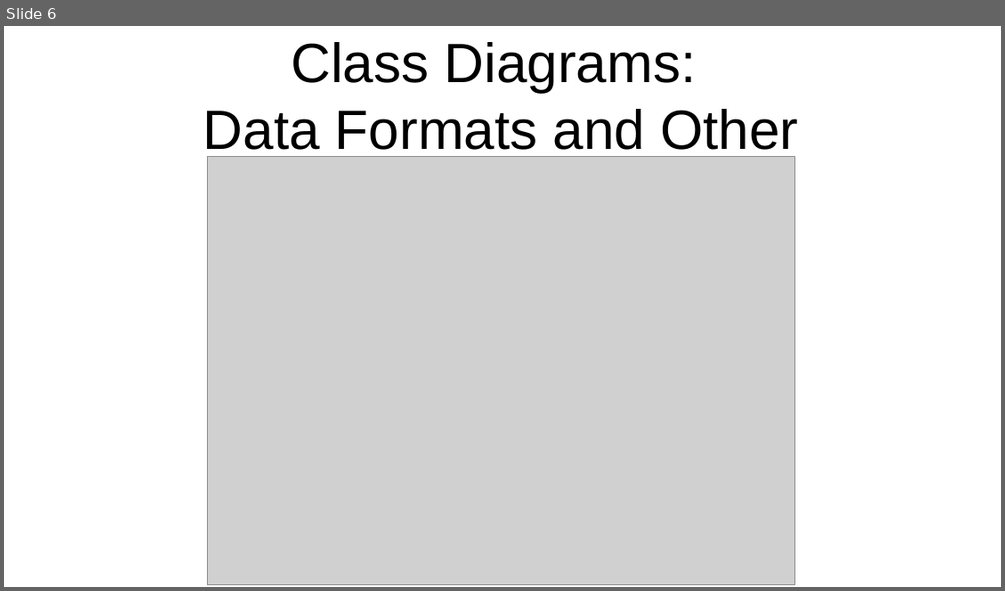
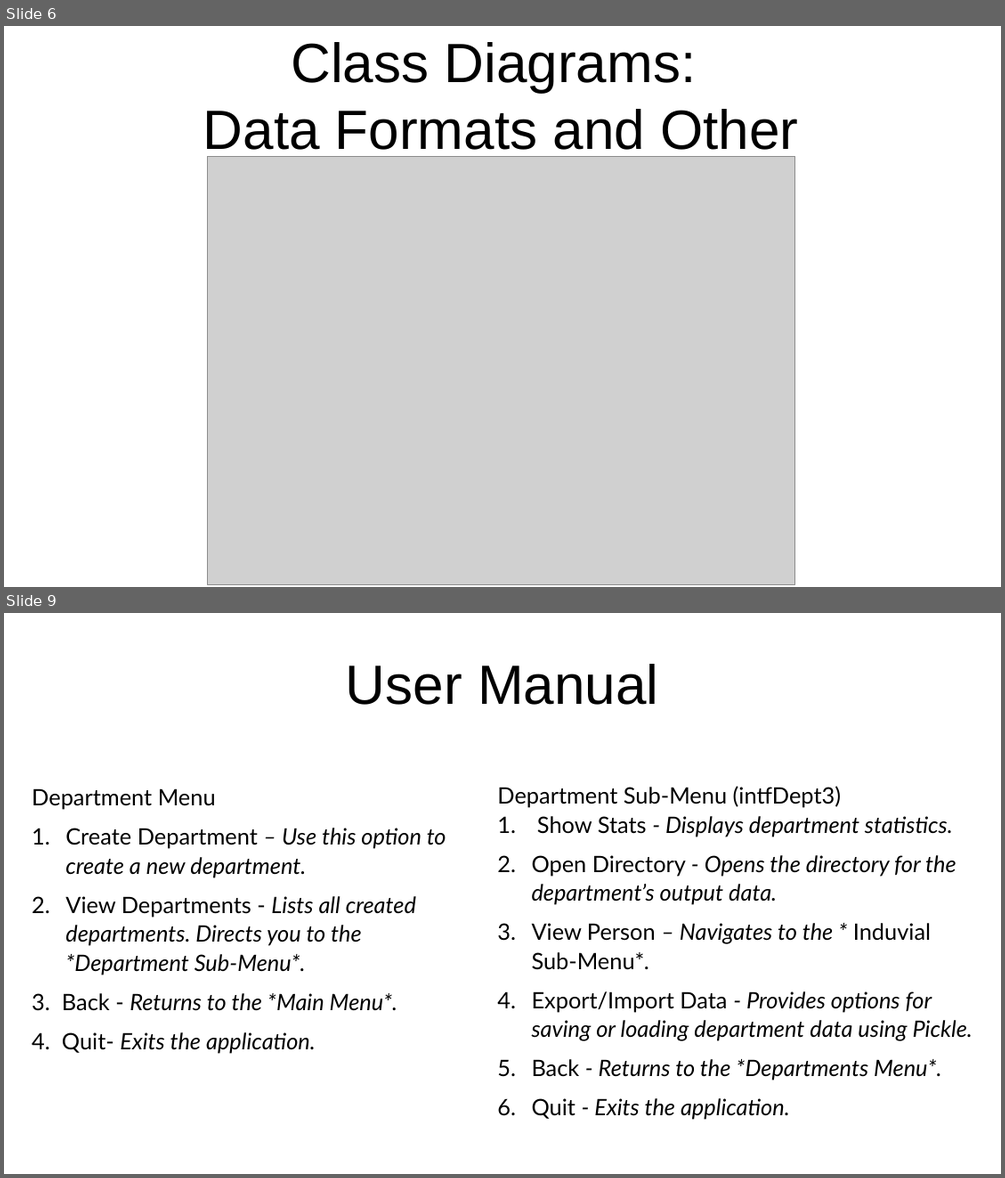
Before and after one commit to arlemoine/CS340_F_24_char_junkies, a slide deck: Doc/project_report.odp. Shown one above the other, each under a label of ours: slide 6 before the commit, slides 6 and 9 after it; the slides between them are not shown. The pictures are 1005x591 and 1005x1178 pixels, drawn with LibreOffice and Linux fonts; fonts in the diff are those of the drawing; grey boxes stand for pictures. Boxes give left, top, right and bottom in pixels: in the first picture for what was removed or moved away, otherwise in the second. Text is boxed around its words. In the diff, an @@ line names an element or a change of style, - is before the commit and + after.

Commit message:
User Manual

```diff
--- a/Doc/project_report.odp
+++ b/Doc/project_report.odp
@@ slide 9 added at (4,613,1001,1174), background #FFFFFF @@
@@ title added at (346,664,659,705), 44 pt, text #000000 @@
+User Manual
@@ text added at (32,788,446,1053), 18 pt, text #000000, italic @@
+Department Menu
+1. Create Department – Use this option to create a new department.
+2. View Departments - Lists all created departments. Directs you to the *Department Sub-Menu*.
+3. Back - Returns to the *Main Menu*.
+4. Quit- Exits the application.
@@ text added at (497,786,972,1119), 18 pt, text #000000, italic @@
+Department Sub-Menu (intfDept3)
+1. Show Stats - Displays department statistics.
+2. Open Directory - Opens the directory for the department’s output data.
+3. View Person – Navigates to the * Induvial Sub-Menu*.
+4. Export/Import Data - Provides options for saving or loading department data using Pickle.
+5. Back - Returns to the *Departments Menu*.
+6. Quit - Exits the application.
```
Also in this commit, not shown: 3 slides changed, 2 other slides added, 1 slide removed.
